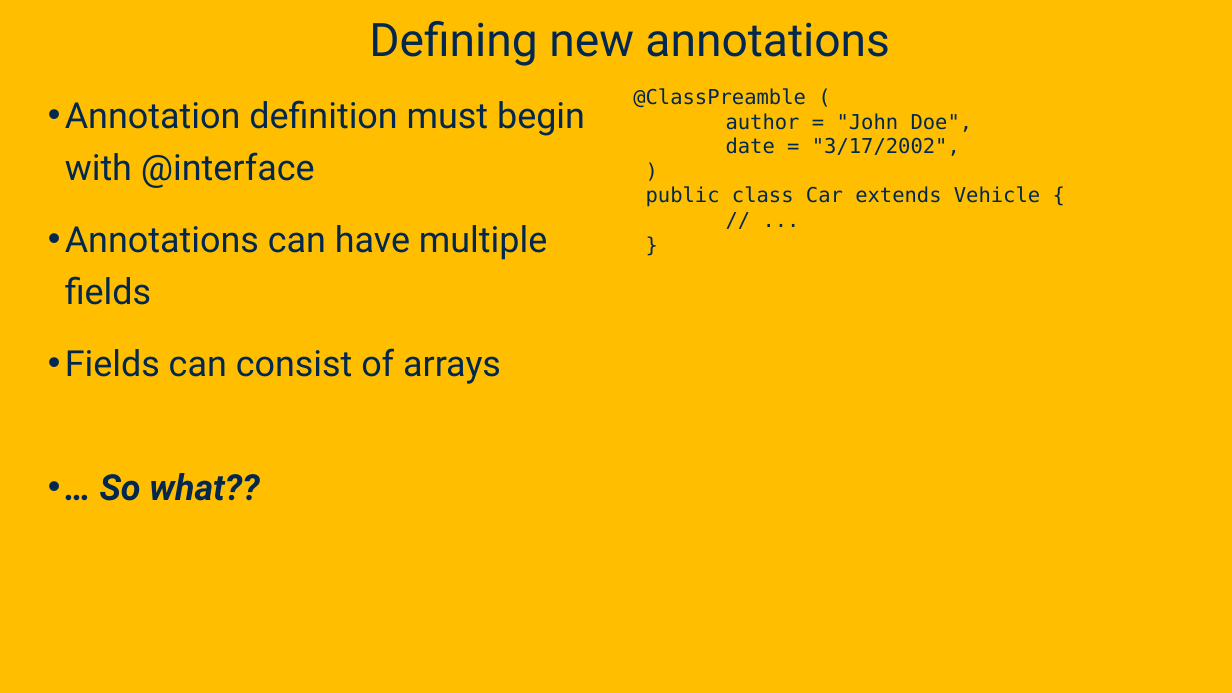
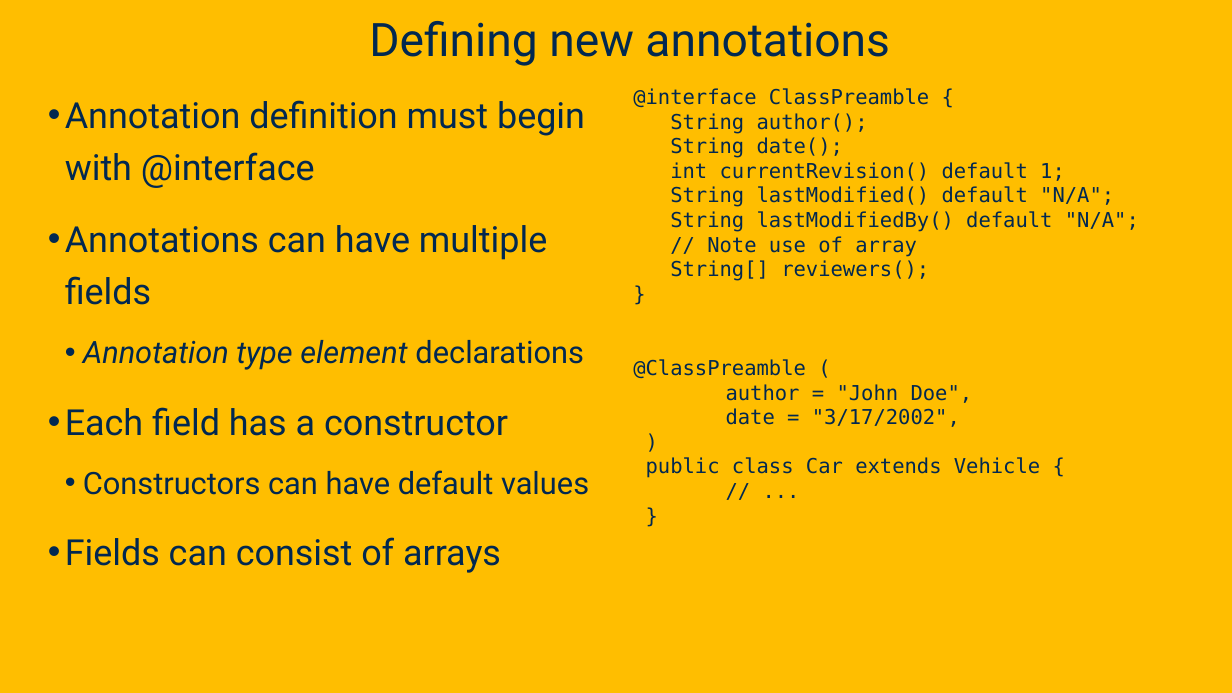
Before and after one commit to davsec-teaching/ECS160-Winter2025, a slide deck: slide 24 of slides/5_annotations_and_reflection.pptx (slide 6 before the commit). Drawn at 1232x693 pixels with LibreOffice and Linux fonts; fonts in the diff are those of the drawing; background and template pictures are left out. Boxes give left, top, right and bottom in pixels: in the first picture for what was removed or moved away, otherwise in the second. Text is boxed around its words. In the diff, an @@ line names an element or a change of style, - is before the commit and + after.

```diff
--- a/slides/5_annotations_and_reflection.pptx
+++ b/slides/5_annotations_and_reflection.pptx
@@ text at <box>633,88,1139,281</box>: paragraphs added @@
+@interface ClassPreamble {
+String author();
+String date();
+int currentRevision() default 1;
+String lastModified() default "N/A";
+String lastModifiedBy() default "N/A";
+// Note use of array
+String[] reviewers();
+}
@@ text at <box>65,340,589,495</box>: paragraphs added @@
+  • Annotation type element declarations
+• Each field has a constructor
+  • Constructors can have default values
@@ text at <box>100,473,259,501</box>: paragraph removed @@
-• … So what??
```
Also in this commit, not shown: 7 other slides changed, 18 slides added, 1 slide removed.
